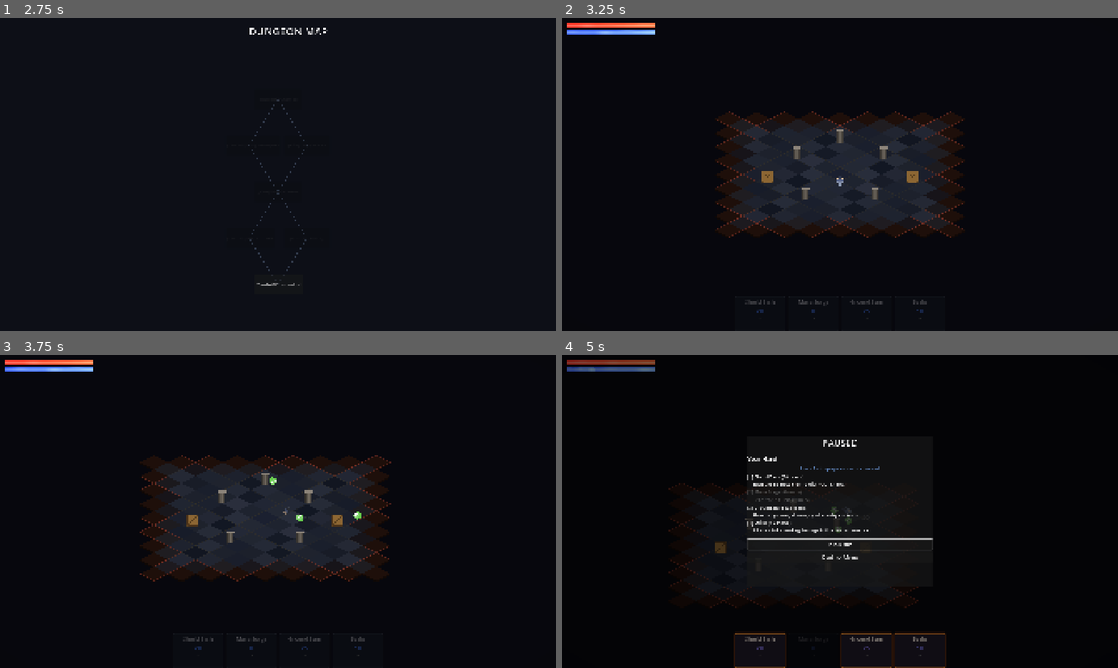
Above: before the commit, frames 1-4 (two rows, left to right).
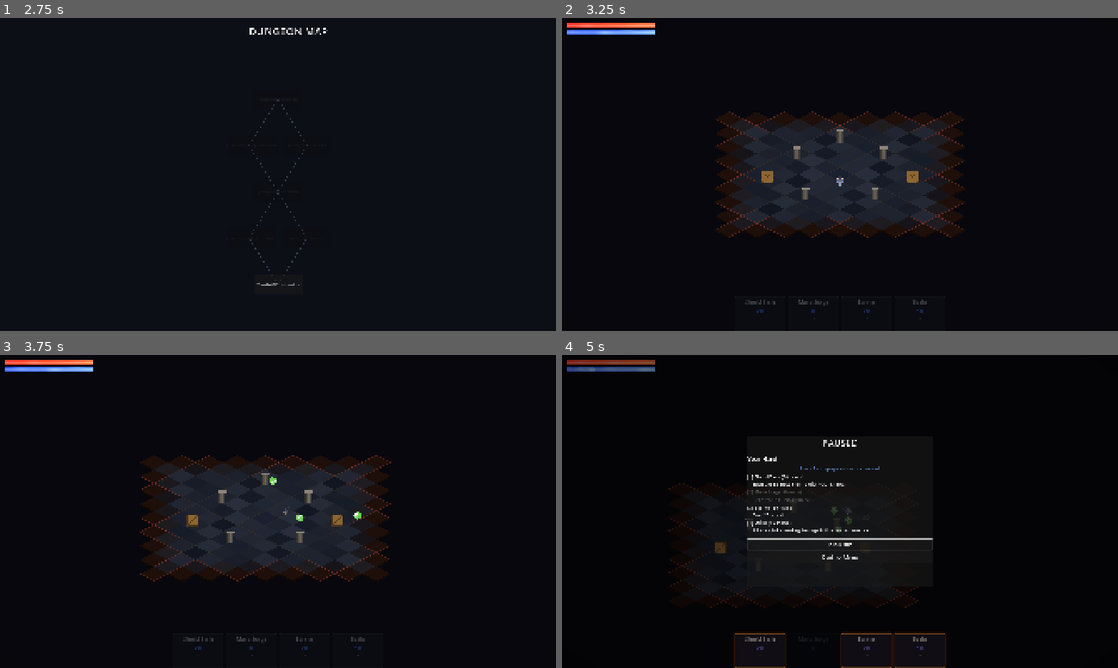
Above: after the commit, the same moments.

Repository: shaded0/cardgame
Game: Godot game, scene res://scenes/ui/class_select.tscn
Same seed, same stepped clock (60 frames per second), same inputs: the game is played once before the commit and once after it.
Inputs (mouse positions are in pixels of both pictures, inside the frame that each line leads up to):
- Up to frame 1 (2.75 s): move the mouse to (400, 158) at 0.52 s; press the mouse at (400, 158) at 0.53 s; hold D (move_right) 0.53-1.28 s; move the mouse to (166, 190) at 1.27 s; release the mouse at (166, 190) at 1.28 s; hold S (move_down) 1.28-2.03 s; tap Space (dodge) at 1.35 s; move the mouse to (333, 105) at 2.02 s; press the mouse at (333, 105) at 2.03 s; hold D (move_right) from 2.03 s (still down)
- Up to frame 2 (3.25 s): release D (move_right) at 2.75 s; release the mouse at (895, 105) at 2.75 s; click "[Combat] Entrance Hall" at 2.75 s
- Up to frame 3 (3.75 s): move the mouse to (250, 574) at 3.52 s; hold W (move_up) from 3.53 s (still down); tap Space (dodge) at 3.6 s
- Up to frame 4 (5 s): move the mouse to (1006, 558) at 4.27 s; release W (move_up) at 4.28 s; press the mouse at (1006, 558) at 4.28 s; hold A (move_left) from 4.28 s (still down); tap Escape (pause) at 4.9 s

Frame 1 is identical in both runs. In frame 2, less than 0.1% of the frame differs, in the area x 51-58%, y 90-95%; in frame 3, less than 0.1%; in frame 4, 0.2%, in the area x 34-58%, y 48-95%.

Commit message:
wip

Diff:
--- a/resources/cards/mage/arcane_barrage.tres
+++ b/resources/cards/mage/arcane_barrage.tres
@@ -1,8 +1,7 @@
-[gd_resource type="Resource" script_class="CardData" load_steps=14 format=3]
+[gd_resource type="Resource" script_class="CardData" load_steps=4 format=3]
 
 [ext_resource type="Script" path="res://resources/cards/card_data.gd" id="1"]
 [ext_resource type="Script" path="res://resources/cards/card_effect.gd" id="2"]
-[ext_resource type="Resource" path="res://resources/cards/mage/arcane_barrage_plus.tres" id="3_upgrade"]
 [ext_resource type="Resource" path="res://resources/cards/mage/arcane_barrage_plus.tres" id="3_upgrade"]
 
 [sub_resource type="Resource" id="effect_1"]
@@ -24,4 +23,3 @@
 generates_mana = false
 effects = Array[Resource]([SubResource("effect_1")])
 upgraded_version = ExtResource("3_upgrade")
-upgraded_version = ExtResource("3_upgrade")
--- a/resources/cards/mage/frost_nova.tres
+++ b/resources/cards/mage/frost_nova.tres
@@ -1,8 +1,7 @@
-[gd_resource type="Resource" script_class="CardData" load_steps=15 format=3]
+[gd_resource type="Resource" script_class="CardData" load_steps=5 format=3]
 
 [ext_resource type="Script" path="res://resources/cards/card_data.gd" id="1"]
 [ext_resource type="Script" path="res://resources/cards/card_effect.gd" id="2"]
-[ext_resource type="Resource" path="res://resources/cards/mage/frost_nova_plus.tres" id="3_upgrade"]
 [ext_resource type="Resource" path="res://resources/cards/mage/frost_nova_plus.tres" id="3_upgrade"]
 
 [sub_resource type="Resource" id="effect_1"]
@@ -33,4 +32,3 @@
 pauses_game = true
 effects = Array[Resource]([SubResource("effect_1"), SubResource("effect_2")])
 upgraded_version = ExtResource("3_upgrade")
-upgraded_version = ExtResource("3_upgrade")
--- a/resources/cards/mage/meteor.tres
+++ b/resources/cards/mage/meteor.tres
@@ -1,8 +1,7 @@
-[gd_resource type="Resource" script_class="CardData" load_steps=14 format=3]
+[gd_resource type="Resource" script_class="CardData" load_steps=4 format=3]
 
 [ext_resource type="Script" path="res://resources/cards/card_data.gd" id="1"]
 [ext_resource type="Script" path="res://resources/cards/card_effect.gd" id="2"]
-[ext_resource type="Resource" path="res://resources/cards/mage/meteor_plus.tres" id="3_upgrade"]
 [ext_resource type="Resource" path="res://resources/cards/mage/meteor_plus.tres" id="3_upgrade"]
 
 [sub_resource type="Resource" id="effect_1"]
@@ -26,4 +25,3 @@
 pauses_game = true
 effects = Array[Resource]([SubResource("effect_1")])
 upgraded_version = ExtResource("3_upgrade")
-upgraded_version = ExtResource("3_upgrade")
--- a/resources/cards/mage/time_warp.tres
+++ b/resources/cards/mage/time_warp.tres
@@ -1,8 +1,7 @@
-[gd_resource type="Resource" script_class="CardData" load_steps=15 format=3]
+[gd_resource type="Resource" script_class="CardData" load_steps=5 format=3]
 
 [ext_resource type="Script" path="res://resources/cards/card_data.gd" id="1"]
 [ext_resource type="Script" path="res://resources/cards/card_effect.gd" id="2"]
-[ext_resource type="Resource" path="res://resources/cards/mage/time_warp_plus.tres" id="3_upgrade"]
 [ext_resource type="Resource" path="res://resources/cards/mage/time_warp_plus.tres" id="3_upgrade"]
 
 [sub_resource type="Resource" id="effect_1"]
@@ -35,4 +34,3 @@
 exhaust = true
 effects = Array[Resource]([SubResource("effect_1"), SubResource("effect_2")])
 upgraded_version = ExtResource("3_upgrade")
-upgraded_version = ExtResource("3_upgrade")
--- a/resources/cards/neutral/barrier.tres
+++ b/resources/cards/neutral/barrier.tres
@@ -1,8 +1,7 @@
-[gd_resource type="Resource" script_class="CardData" load_steps=14 format=3]
+[gd_resource type="Resource" script_class="CardData" load_steps=4 format=3]
 
 [ext_resource type="Script" path="res://resources/cards/card_data.gd" id="1"]
 [ext_resource type="Script" path="res://resources/cards/card_effect.gd" id="2"]
-[ext_resource type="Resource" path="res://resources/cards/neutral/barrier_plus.tres" id="3_upgrade"]
 [ext_resource type="Resource" path="res://resources/cards/neutral/barrier_plus.tres" id="3_upgrade"]
 
 [sub_resource type="Resource" id="effect_1"]
@@ -23,4 +22,3 @@
 generates_mana = false
 effects = Array[Resource]([SubResource("effect_1")])
 upgraded_version = ExtResource("3_upgrade")
-upgraded_version = ExtResource("3_upgrade")
--- a/resources/cards/neutral/desperate_blow.tres
+++ b/resources/cards/neutral/desperate_blow.tres
@@ -1,8 +1,7 @@
-[gd_resource type="Resource" script_class="CardData" load_steps=14 format=3]
+[gd_resource type="Resource" script_class="CardData" load_steps=4 format=3]
 
 [ext_resource type="Script" path="res://resources/cards/card_data.gd" id="1"]
 [ext_resource type="Script" path="res://resources/cards/card_effect.gd" id="2"]
-[ext_resource type="Resource" path="res://resources/cards/neutral/desperate_blow_plus.tres" id="3_upgrade"]
 [ext_resource type="Resource" path="res://resources/cards/neutral/desperate_blow_plus.tres" id="3_upgrade"]
 
 [sub_resource type="Resource" id="effect_1"]
@@ -25,4 +24,3 @@
 exhaust = true
 effects = Array[Resource]([SubResource("effect_1")])
 upgraded_version = ExtResource("3_upgrade")
-upgraded_version = ExtResource("3_upgrade")
--- a/resources/cards/neutral/second_wind.tres
+++ b/resources/cards/neutral/second_wind.tres
@@ -1,8 +1,7 @@
-[gd_resource type="Resource" script_class="CardData" load_steps=15 format=3]
+[gd_resource type="Resource" script_class="CardData" load_steps=5 format=3]
 
 [ext_resource type="Script" path="res://resources/cards/card_data.gd" id="1"]
 [ext_resource type="Script" path="res://resources/cards/card_effect.gd" id="2"]
-[ext_resource type="Resource" path="res://resources/cards/neutral/second_wind_plus.tres" id="3_upgrade"]
 [ext_resource type="Resource" path="res://resources/cards/neutral/second_wind_plus.tres" id="3_upgrade"]
 
 [sub_resource type="Resource" id="effect_1"]
@@ -32,4 +31,3 @@
 exhaust = true
 effects = Array[Resource]([SubResource("effect_1"), SubResource("effect_2")])
 upgraded_version = ExtResource("3_upgrade")
-upgraded_version = ExtResource("3_upgrade")
--- a/resources/cards/rogue/death_mark.tres
+++ b/resources/cards/rogue/death_mark.tres
@@ -1,8 +1,7 @@
-[gd_resource type="Resource" script_class="CardData" load_steps=15 format=3]
+[gd_resource type="Resource" script_class="CardData" load_steps=5 format=3]
 
 [ext_resource type="Script" path="res://resources/cards/card_data.gd" id="1"]
 [ext_resource type="Script" path="res://resources/cards/card_effect.gd" id="2"]
-[ext_resource type="Resource" path="res://resources/cards/rogue/death_mark_plus.tres" id="3_upgrade"]
 [ext_resource type="Resource" path="res://resources/cards/rogue/death_mark_plus.tres" id="3_upgrade"]
 
 [sub_resource type="Resource" id="effect_1"]
@@ -33,4 +32,3 @@
 exhaust = true
 effects = Array[Resource]([SubResource("effect_1"), SubResource("effect_2")])
 upgraded_version = ExtResource("3_upgrade")
-upgraded_version = ExtResource("3_upgrade")
--- a/resources/cards/rogue/expose_weakness.tres
+++ b/resources/cards/rogue/expose_weakness.tres
@@ -1,8 +1,7 @@
-[gd_resource type="Resource" script_class="CardData" load_steps=14 format=3]
+[gd_resource type="Resource" script_class="CardData" load_steps=4 format=3]
 
 [ext_resource type="Script" path="res://resources/cards/card_data.gd" id="1"]
 [ext_resource type="Script" path="res://resources/cards/card_effect.gd" id="2"]
-[ext_resource type="Resource" path="res://resources/cards/rogue/expose_weakness_plus.tres" id="3_upgrade"]
 [ext_resource type="Resource" path="res://resources/cards/rogue/expose_weakness_plus.tres" id="3_upgrade"]
 
 [sub_resource type="Resource" id="effect_1"]
@@ -24,4 +23,3 @@
 generates_mana = false
 effects = Array[Resource]([SubResource("effect_1")])
 upgraded_version = ExtResource("3_upgrade")
-upgraded_version = ExtResource("3_upgrade")
--- a/resources/cards/rogue/flurry.tres
+++ b/resources/cards/rogue/flurry.tres
@@ -1,8 +1,7 @@
-[gd_resource type="Resource" script_class="CardData" load_steps=14 format=3]
+[gd_resource type="Resource" script_class="CardData" load_steps=4 format=3]
 
 [ext_resource type="Script" path="res://resources/cards/card_data.gd" id="1"]
 [ext_resource type="Script" path="res://resources/cards/card_effect.gd" id="2"]
-[ext_resource type="Resource" path="res://resources/cards/rogue/flurry_plus.tres" id="3_upgrade"]
 [ext_resource type="Resource" path="res://resources/cards/rogue/flurry_plus.tres" id="3_upgrade"]
 
 [sub_resource type="Resource" id="effect_1"]
@@ -24,4 +23,3 @@
 generates_mana = false
 effects = Array[Resource]([SubResource("effect_1")])
 upgraded_version = ExtResource("3_upgrade")
-upgraded_version = ExtResource("3_upgrade")
--- a/resources/cards/rogue/smoke_bomb.tres
+++ b/resources/cards/rogue/smoke_bomb.tres
@@ -1,8 +1,7 @@
-[gd_resource type="Resource" script_class="CardData" load_steps=15 format=3]
+[gd_resource type="Resource" script_class="CardData" load_steps=5 format=3]
 
 [ext_resource type="Script" path="res://resources/cards/card_data.gd" id="1"]
 [ext_resource type="Script" path="res://resources/cards/card_effect.gd" id="2"]
-[ext_resource type="Resource" path="res://resources/cards/rogue/smoke_bomb_plus.tres" id="3_upgrade"]
 [ext_resource type="Resource" path="res://resources/cards/rogue/smoke_bomb_plus.tres" id="3_upgrade"]
 
 [sub_resource type="Resource" id="effect_1"]
@@ -34,4 +33,3 @@
 exhaust = true
 effects = Array[Resource]([SubResource("effect_1"), SubResource("effect_2")])
 upgraded_version = ExtResource("3_upgrade")
-upgraded_version = ExtResource("3_upgrade")
--- a/resources/cards/soldier/berserk.tres
+++ b/resources/cards/soldier/berserk.tres
@@ -1,8 +1,7 @@
-[gd_resource type="Resource" script_class="CardData" load_steps=15 format=3]
+[gd_resource type="Resource" script_class="CardData" load_steps=5 format=3]
 
 [ext_resource type="Script" path="res://resources/cards/card_data.gd" id="1"]
 [ext_resource type="Script" path="res://resources/cards/card_effect.gd" id="2"]
-[ext_resource type="Resource" path="res://resources/cards/soldier/berserk_plus.tres" id="3_upgrade"]
 [ext_resource type="Resource" path="res://resources/cards/soldier/berserk_plus.tres" id="3_upgrade"]
 
 [sub_resource type="Resource" id="effect_1"]
@@ -34,4 +33,3 @@
 exhaust = true
 effects = Array[Resource]([SubResource("effect_1"), SubResource("effect_2")])
 upgraded_version = ExtResource("3_upgrade")
-upgraded_version = ExtResource("3_upgrade")
--- a/resources/cards/soldier/crushing_blow.tres
+++ b/resources/cards/soldier/crushing_blow.tres
@@ -1,8 +1,7 @@
-[gd_resource type="Resource" script_class="CardData" load_steps=14 format=3]
+[gd_resource type="Resource" script_class="CardData" load_steps=4 format=3]
 
 [ext_resource type="Script" path="res://resources/cards/card_data.gd" id="1"]
 [ext_resource type="Script" path="res://resources/cards/card_effect.gd" id="2"]
-[ext_resource type="Resource" path="res://resources/cards/soldier/crushing_blow_plus.tres" id="3_upgrade"]
 [ext_resource type="Resource" path="res://resources/cards/soldier/crushing_blow_plus.tres" id="3_upgrade"]
 
 [sub_resource type="Resource" id="effect_1"]
@@ -24,4 +23,3 @@
 generates_mana = false
 effects = Array[Resource]([SubResource("effect_1")])
 upgraded_version = ExtResource("3_upgrade")
-upgraded_version = ExtResource("3_upgrade")
--- a/resources/cards/soldier/intimidate.tres
+++ b/resources/cards/soldier/intimidate.tres
@@ -1,8 +1,7 @@
-[gd_resource type="Resource" script_class="CardData" load_steps=14 format=3]
+[gd_resource type="Resource" script_class="CardData" load_steps=4 format=3]
 
 [ext_resource type="Script" path="res://resources/cards/card_data.gd" id="1"]
 [ext_resource type="Script" path="res://resources/cards/card_effect.gd" id="2"]
-[ext_resource type="Resource" path="res://resources/cards/soldier/intimidate_plus.tres" id="3_upgrade"]
 [ext_resource type="Resource" path="res://resources/cards/soldier/intimidate_plus.tres" id="3_upgrade"]
 
 [sub_resource type="Resource" id="effect_1"]
@@ -24,4 +23,3 @@
 generates_mana = false
 effects = Array[Resource]([SubResource("effect_1")])
 upgraded_version = ExtResource("3_upgrade")
-upgraded_version = ExtResource("3_upgrade")
--- a/resources/cards/soldier/unbreakable.tres
+++ b/resources/cards/soldier/unbreakable.tres
@@ -1,8 +1,7 @@
-[gd_resource type="Resource" script_class="CardData" load_steps=15 format=3]
+[gd_resource type="Resource" script_class="CardData" load_steps=5 format=3]
 
 [ext_resource type="Script" path="res://resources/cards/card_data.gd" id="1"]
 [ext_resource type="Script" path="res://resources/cards/card_effect.gd" id="2"]
-[ext_resource type="Resource" path="res://resources/cards/soldier/unbreakable_plus.tres" id="3_upgrade"]
 [ext_resource type="Resource" path="res://resources/cards/soldier/unbreakable_plus.tres" id="3_upgrade"]
 
 [sub_resource type="Resource" id="effect_1"]
@@ -33,4 +32,3 @@
 exhaust = true
 effects = Array[Resource]([SubResource("effect_1"), SubResource("effect_2")])
 upgraded_version = ExtResource("3_upgrade")
-upgraded_version = ExtResource("3_upgrade")
--- a/resources/classes/soldier.tres
+++ b/resources/classes/soldier.tres
@@ -7,8 +7,8 @@
 [ext_resource type="Resource" path="res://resources/cards/neutral/mana_surge.tres" id="5"]
 [ext_resource type="Resource" path="res://resources/cards/soldier/shield_bash.tres" id="6"]
 [ext_resource type="Resource" path="res://resources/cards/soldier/war_cry.tres" id="7"]
-[ext_resource type="Resource" path="res://resources/cards/soldier/iron_fortress.tres" id="8"]
-[ext_resource type="Resource" path="res://resources/cards/soldier/ground_slam.tres" id="9"]
+[ext_resource type="Resource" path="res://resources/cards/soldier/intimidate.tres" id="8"]
+[ext_resource type="Resource" path="res://resources/cards/neutral/barrier.tres" id="9"]
 
 [resource]
 script = ExtResource("1")
--- a/scripts/combat/status_effect_manager.gd
+++ b/scripts/combat/status_effect_manager.gd
@@ -10,19 +10,25 @@
 
 var active_effects: Array[StatusEffect] = []
 var _base_speed: float = -1.0
+var _base_modulate: Color = Color(1, 1, 1, 1)
 
 func _ready() -> void:
-	# Cache the entity's base speed for slow calculations
+	# Cache the entity's baseline presentation so effects can restore cleanly.
 	var parent = get_parent()
-	if parent and "move_speed" in parent:
-		_base_speed = parent.move_speed
+	if parent == null:
+		return
+	_base_speed = _get_reference_speed(parent)
+	if "modulate" in parent:
+		_base_modulate = parent.modulate
 
 func _process(delta: float) -> void:
-	if active_effects.is_empty():
+	var parent = get_parent()
+	if parent == null or not is_instance_valid(parent):
 		return
 
-	var parent = get_parent()
-	if parent == null or not is_instance_valid(parent):
+	if active_effects.is_empty():
+		_apply_speed_modifiers(parent)
+		_apply_visual(parent)
 		return
 
 	var health: HealthComponent = parent.get_node_or_null("HealthComponent")
@@ -60,12 +66,18 @@
 	_apply_visual(parent)
 
 func apply_effect(effect: StatusEffect) -> void:
+	var parent = get_parent()
+	if parent == null or not is_instance_valid(parent):
+		return
+
 	# POISON stacks, others refresh duration
 	if effect.type == StatusEffect.Type.POISON:
 		var existing := _find_effect(StatusEffect.Type.POISON)
 		if existing:
 			existing.stacks += 1
 			existing.remaining = maxf(existing.remaining, effect.duration)
+			_apply_speed_modifiers(parent)
+			_apply_visual(parent)
 			return
 	else:
 		var existing := _find_effect(effect.type)
@@ -73,10 +85,14 @@
 			existing.remaining = effect.duration
 			existing.damage_per_tick = maxf(existing.damage_per_tick, effect.damage_per_tick)
 			existing.slow_percent = maxf(existing.slow_percent, effect.slow_percent)
+			_apply_speed_modifiers(parent)
+			_apply_visual(parent)
 			return
 
 	active_effects.append(effect)
 	effect_applied.emit(effect)
+	_apply_speed_modifiers(parent)
+	_apply_visual(parent)
 
 func has_effect(type: StatusEffect.Type) -> bool:
 	return _find_effect(type) != null
@@ -98,26 +114,40 @@
 	return null
 
 func _apply_speed_modifiers(parent: Node) -> void:
-	if _base_speed < 0.0 or not "move_speed" in parent:
+	if not "move_speed" in parent:
+		return
+	var reference_speed: float = _get_reference_speed(parent)
+	if reference_speed < 0.0:
 		return
 
 	var mult := get_slow_multiplier()
 	if is_frozen():
 		parent.move_speed = 0.0
 	else:
-		parent.move_speed = _base_speed * mult
+		parent.move_speed = reference_speed * mult
 
 func _apply_visual(parent: Node) -> void:
+	if not "modulate" in parent:
+		return
+
 	if active_effects.is_empty():
+		parent.modulate = _base_modulate
 		return
 
 	# Priority: freeze (blue) > burn (orange) > poison (green) > slow (blue-grey)
 	if has_effect(StatusEffect.Type.FREEZE):
-		parent.modulate = Color(0.5, 0.7, 1.2, 1.0)
+		parent.modulate = _base_modulate * Color(0.5, 0.7, 1.2, 1.0)
 	elif has_effect(StatusEffect.Type.BURN):
 		var pulse := sin(Time.get_ticks_msec() * 0.008) * 0.15 + 0.85
-		parent.modulate = Color(1.2, 0.7 * pulse, 0.5, 1.0)
+		parent.modulate = _base_modulate * Color(1.2, 0.7 * pulse, 0.5, 1.0)
 	elif has_effect(StatusEffect.Type.POISON):
-		parent.modulate = Color(0.7, 1.1, 0.6, 1.0)
+		parent.modulate = _base_modulate * Color(0.7, 1.1, 0.6, 1.0)
 	elif has_effect(StatusEffect.Type.SLOW):
-		parent.modulate = Color(0.7, 0.8, 1.0, 1.0)
+		parent.modulate = _base_modulate * Color(0.7, 0.8, 1.0, 1.0)
+
+func _get_reference_speed(parent: Node) -> float:
+	if "base_move_speed" in parent:
+		return float(parent.base_move_speed)
+	if "move_speed" in parent:
+		return float(parent.move_speed)
+	return -1.0
--- a/scripts/levels/arena_base.gd
+++ b/scripts/levels/arena_base.gd
@@ -138,7 +138,7 @@
 	room_cleared.emit()
 
 	# Save player health for next room
-	var player: CharacterBody2D = GameManager.get_player()
+	var player: PlayerController = GameManager.get_player()
 	if player and player.has_node("HealthComponent"):
 		var health: HealthComponent = player.get_node("HealthComponent")
 		GameManager.player_health_carry = health.current_health
@@ -284,7 +284,7 @@
 	if GameManager.player_health_carry <= 0.0:
 		return
 
-	var player: CharacterBody2D = GameManager.get_player()
+	var player: PlayerController = GameManager.get_player()
 	if player == null or not player.has_node("HealthComponent"):
 		return
 
@@ -292,7 +292,7 @@
 	health.set_current_health(GameManager.player_health_carry)
 
 func _clamp_player_to_arena() -> void:
-	var player: CharacterBody2D = GameManager.get_player()
+	var player: PlayerController = GameManager.get_player()
 	if player:
 		_clamp_entity_to_arena(player)
 
--- a/scripts/ui/card_reward_screen.gd
+++ b/scripts/ui/card_reward_screen.gd
@@ -68,10 +68,6 @@
 	skip_btn.add_theme_font_size_override("font_size", 18)
 	skip_btn.pressed.connect(_on_skip)
 	root.add_child(skip_btn)
-
-	# Center the skip button
-	var skip_container := HBoxContainer.new()
-	skip_container.alignment = BoxContainer.ALIGNMENT_CENTER
 	root.move_child(skip_btn, -1)
 
 func _create_card_panel(card: CardData, index: int) -> PanelContainer:
--- a/scripts/ui/hud.gd
+++ b/scripts/ui/hud.gd
@@ -48,13 +48,13 @@
 	if card_mgr.hand.size() > 0:
 		_on_hand_updated(card_mgr.hand)
 
-func _find_player() -> CharacterBody2D:
-	var player: CharacterBody2D = GameManager.get_player()
+func _find_player() -> PlayerController:
+	var player: PlayerController = GameManager.get_player()
 	if player:
 		return player
 	# Fallback: find by name
 	var arena: Node = get_parent().get_parent()
-	return arena.find_child("Player", true, false) as CharacterBody2D
+	return arena.find_child("Player", true, false) as PlayerController
 
 func _on_health_changed(current: float, maximum: float) -> void:
 	health_bar.max_value = maximum
--- a/scripts/ui/pause_menu.gd
+++ b/scripts/ui/pause_menu.gd
@@ -38,7 +38,7 @@
 		child.queue_free()
 
 	# Look up the player by group (faster than hardcoding scene paths).
-	var player: CharacterBody2D = GameManager.get_player()
+	var player: PlayerController = GameManager.get_player()
 	if player == null:
 		return
 	var card_mgr: CardManager = player.get_node("CardManager")
--- a/scripts/ui/rest_screen.gd
+++ b/scripts/ui/rest_screen.gd
@@ -5,8 +5,6 @@
 
 signal rest_completed
 
-var _upgrade_mode: bool = false
-var _card_buttons: Array[Button] = []
 var _content_root: VBoxContainer
 
 func _ready() -> void:
@@ -65,7 +63,7 @@
 		upgrade_btn.disabled = true
 	upgrade_btn.custom_minimum_size = Vector2(350, 60)
 	upgrade_btn.add_theme_font_size_override("font_size", 20)
-	upgrade_btn.pressed.connect(_on_upgrade_mode)
+	upgrade_btn.pressed.connect(_show_upgrade_screen)
 	_content_root.add_child(upgrade_btn)
 
 func _show_upgrade_screen() -> void:
@@ -89,7 +87,6 @@
 	list.size_flags_horizontal = Control.SIZE_EXPAND_FILL
 	scroll.add_child(list)
 
-	_card_buttons.clear()
 	for i in range(GameManager.run_deck.size()):
 		var card: CardData = GameManager.run_deck[i]
 		if card.upgraded_version == null or card.is_upgraded:
@@ -144,9 +141,6 @@
 	GameManager.player_health_carry = -1.0
 	_complete()
 
-func _on_upgrade_mode() -> void:
-	_show_upgrade_screen()
-
 func _on_upgrade_card(deck_index: int) -> void:
 	var card: CardData = GameManager.run_deck[deck_index]
 	if card.upgraded_version:
Not shown: 1 places in resources/cards/neutral/strike.tres that only renumber resources
